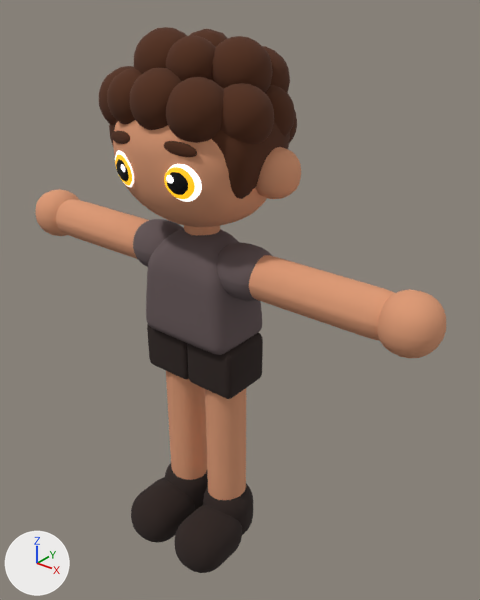
A saved change to the FBX model Assets/player/pirateboy anim run start and running.fbx.
Rendered twice from a camera (50 mm lens) standing at (3.49, -3.85, 4.99) and looking at (0.18, 0.28, 2.43). Every picture has the same lights, and +X, +Y and +Z are marked at lower left. Where no turn or scale is listed for an object, it has been applied to the vertices.

The first picture shows 'pirate boy'.
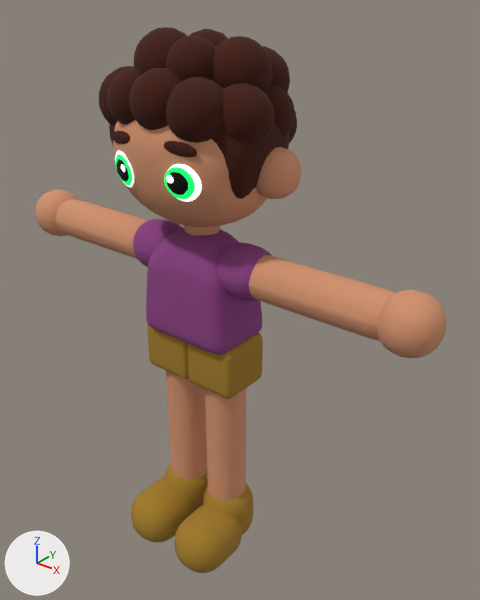
Boxes (x1, y1, x2, y2) around the edits, measured in the pictures (480 x 600 px):
'pirate boy', recoloured
    both: (44, 27, 422, 573)

What the commit changed:
Material 'shirt' (mat_shirt) changes colour from dark grey #665758 to purple #8d4183; in linear values from (0.133, 0.0953, 0.0982) to (0.267, 0.0524, 0.227).
Material 'shoes and pants' (mat_shoes_and_pants) changes colour from brown #2c1f1b to brown #a27b26; in linear values from (0.0254, 0.0138, 0.0111) to (0.359, 0.199, 0.0193).
In material 'eye' (mat_eye), emission_color goes from (1.0, 0.509, 0.0) (yellow #ffbd00) to (0.0, 1.0, 0.157) (green #00ff6e).
